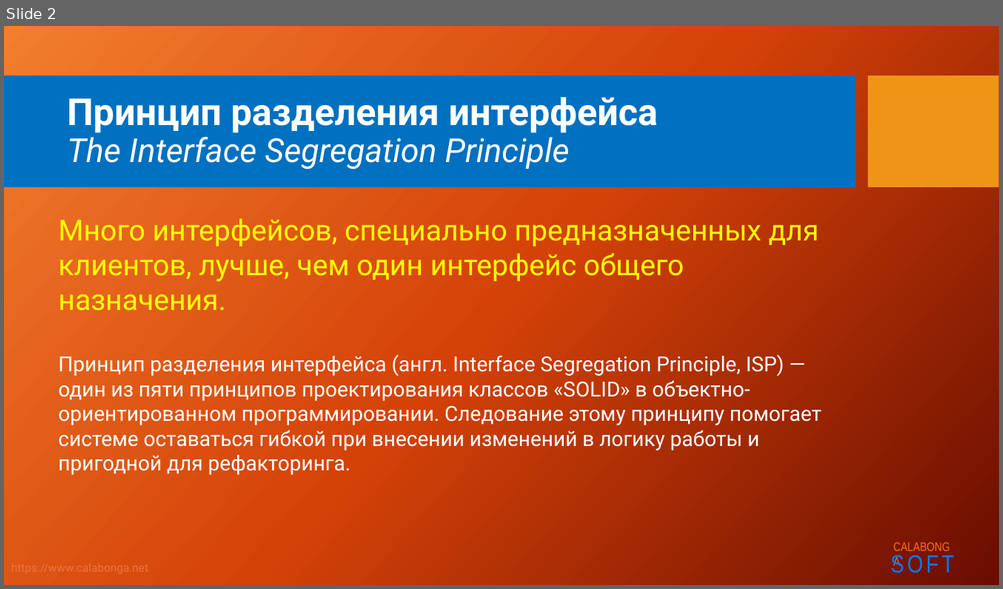
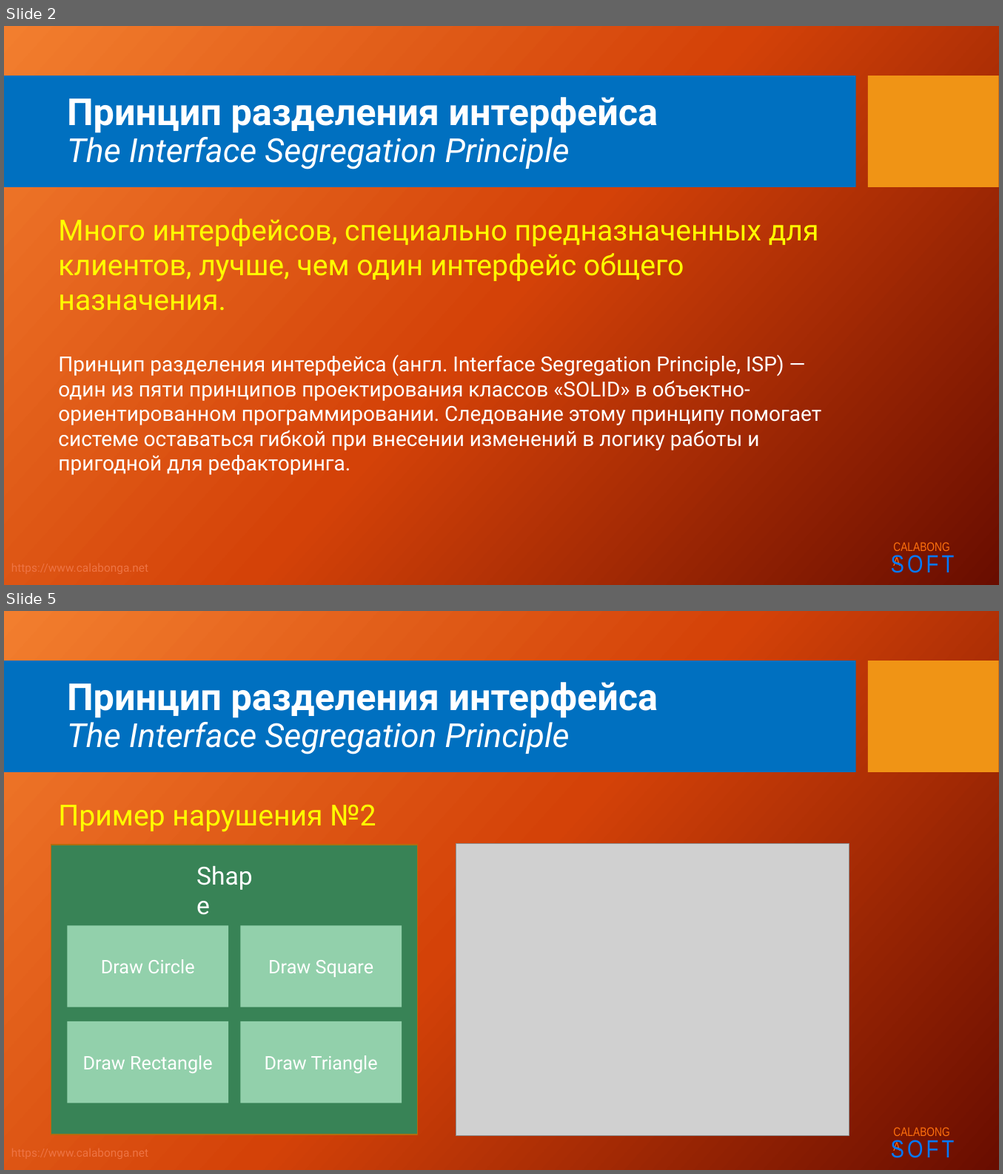
Before and after one commit to Calabonga/SOLID, a slide deck: Powerpoint/4.SOLID_I.pptx. Shown one above the other, each under a label of ours: slide 2 before the commit, slides 2 and 5 after it; the slides between them are not shown. The pictures are 1003x589 and 1003x1174 pixels, drawn with LibreOffice and Linux fonts; fonts in the diff are those of the drawing; grey boxes stand for pictures; background and template pictures are left out. Boxes give left, top, right and bottom in pixels: in the first picture for what was removed or moved away, otherwise in the second. Text is boxed around its words. In the diff, an @@ line names an element or a change of style, - is before the commit and + after.

```diff
--- a/Powerpoint/4.SOLID_I.pptx
+++ b/Powerpoint/4.SOLID_I.pptx
@@ slide 5 added at box(4, 611, 999, 1170), background picture (left out); not listed: 5 template elements that a slide beside it also shows @@
@@ title added at box(67, 682, 658, 755), 32 pt, text #FFFFFF, italic @@
+Принцип разделения интерфейса
+The Interface Segregation Principle
@@ text added at box(58, 804, 375, 832), 28 pt, text #FFFF00 @@
+Пример нарушения №2
@@ picture added at box(456, 844, 849, 1137) @@
@@ group added at box(51, 845, 418, 1135): 5 rectangles, 1 text @@
+Shape
+Draw Circle
+Draw Square
+Draw Rectangle
+Draw Triangle
```
Also in this commit, not shown: 4 other slides added, 1 other file.
